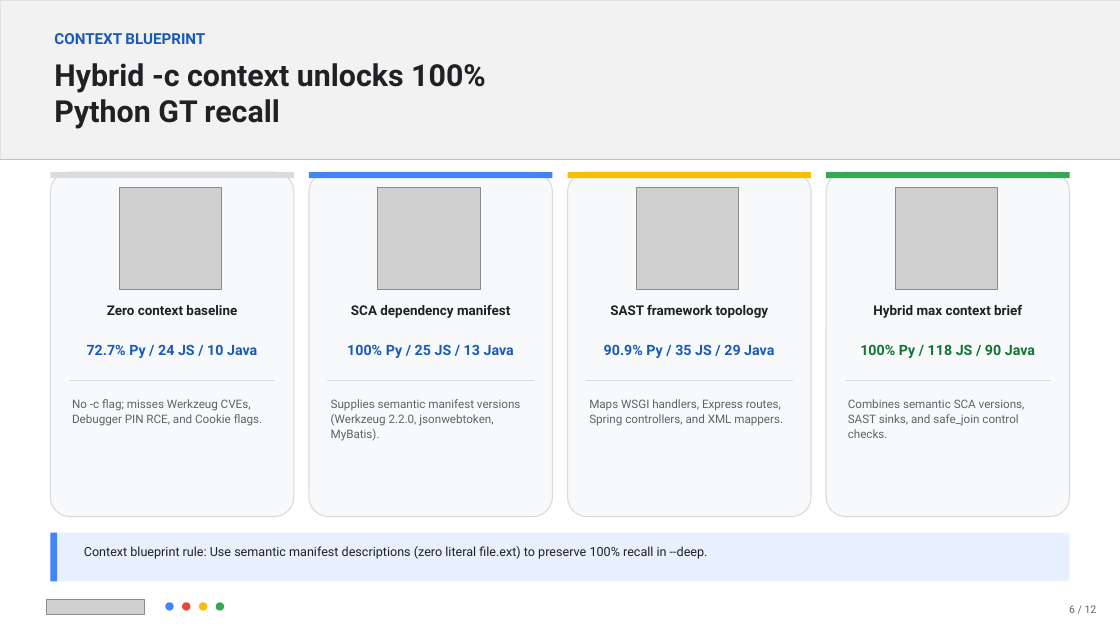
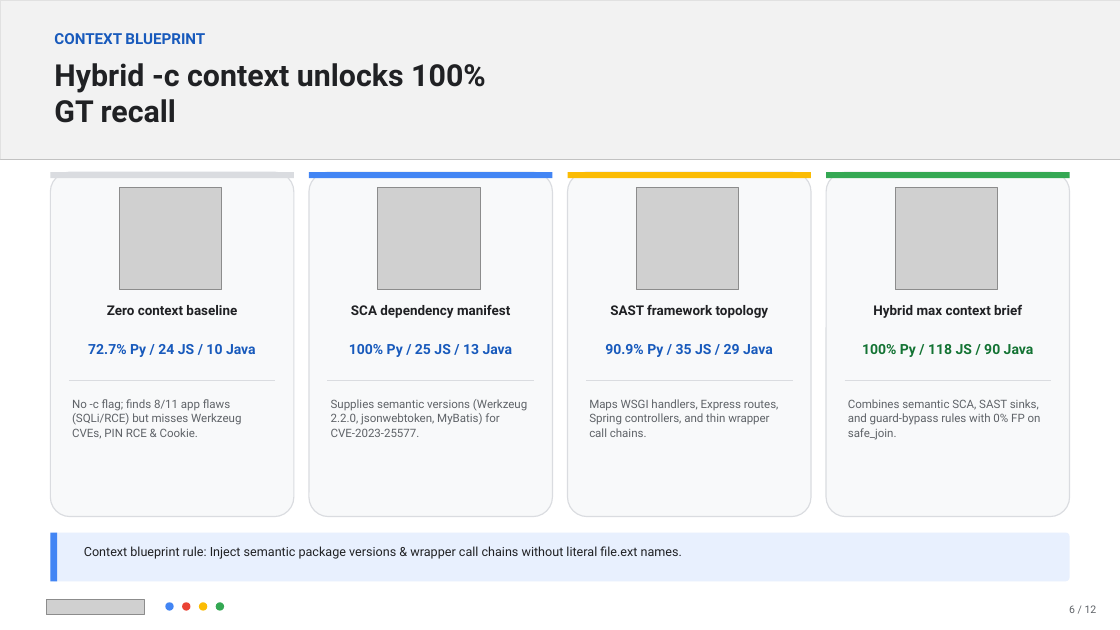
Before and after one commit to FrankieCheng/codemender-test, a slide deck: slide 6 of docs/CodeMender_Best_Practices_Deck.pptx. Drawn at 1120x630 pixels with LibreOffice and Linux fonts; fonts in the diff are those of the drawing; grey boxes stand for pictures. Boxes give left, top, right and bottom in pixels: in the first picture for what was removed or moved away, otherwise in the second. Text is boxed around its words. In the diff, an @@ line names an element or a change of style, - is before the commit and + after.

Commit message:
docs: update presentation slides for Xiaomi CodeMender evaluation & multi-language blueprint

```diff
--- a/docs/CodeMender_Best_Practices_Deck.pptx
+++ b/docs/CodeMender_Best_Practices_Deck.pptx
@@ text at box(54, 63, 486, 123): text changed @@
-Hybrid -c context unlocks 100% Python GT recall
+Hybrid -c context unlocks 100% GT recall
@@ size 12.2 to 12 pt in 4 elements at box(88, 344, 256, 357), box(349, 344, 513, 357), box(605, 344, 773, 357), box(862, 344, 1034, 357) @@
@@ text at box(72, 399, 241, 438): text changed; size 10 to 9.9 pt @@
-No -c flag; misses Werkzeug CVEs, Debugger PIN RCE, and Cookie flags.
+No -c flag; finds 8/11 app flaws (SQLi/RCE) but misses Werkzeug CVEs, PIN RCE & Cookie.
@@ text at box(331, 399, 527, 437): text changed; size 10 to 9.9 pt @@
-Supplies semantic manifest versions (Werkzeug 2.2.0, jsonwebtoken, MyBatis).
+Supplies semantic versions (Werkzeug 2.2.0, jsonwebtoken, MyBatis) for CVE-2023-25577.
@@ text at box(589, 399, 779, 437): text changed; size 10 to 9.9 pt @@
-Maps WSGI handlers, Express routes, Spring controllers, and XML mappers.
+Maps WSGI handlers, Express routes, Spring controllers, and thin wrapper call chains.
@@ text at box(848, 399, 1041, 440): text changed; size 10 to 9.9 pt @@
-Combines semantic SCA versions, SAST sinks, and safe_join control checks.
+Combines semantic SCA, SAST sinks, and guard-bypass rules with 0% FP on safe_join.
@@ text at box(84, 546, 682, 559): text changed @@
-Context blueprint rule: Use semantic manifest descriptions (zero literal file.ext) to preserve 100% recall in --deep.
+Context blueprint rule: Inject semantic package versions & wrapper call chains without literal file.ext names.
```
Also in this commit, not shown: 10 other slides changed, 1 slide added, 1 slide removed, 1 other file.
